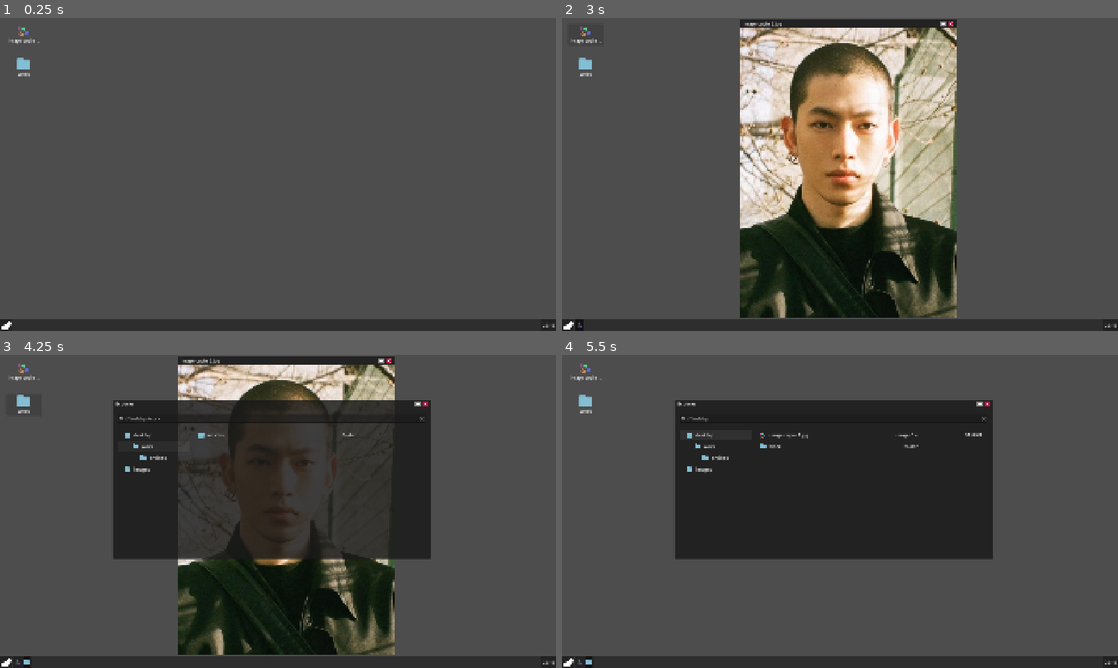
Above: before the commit, frames 1-4 (two rows, left to right).
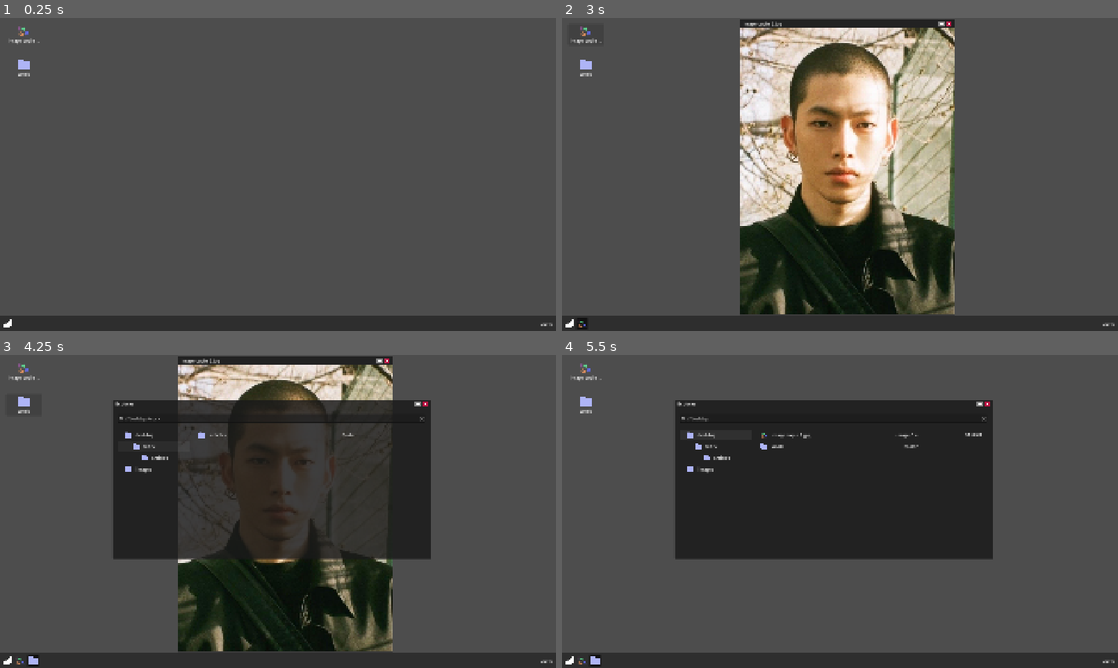
Above: after the commit, the same moments.

Repository: Dherleth/melon-os
Game: Godot game, scene res://os/core/os_system/os_system.tscn
Two runs of this game, one before a commit and one after it. Both use one fixed random seed, a clock stepped at 60 frames per second and the inputs below.
Inputs (mouse positions are in pixels of both pictures, inside the frame that each line leads up to):
- Up to frame 1 (0.25 s): no input
- Up to frame 2 (3 s): click "22:13" at 0.5 s; click (567, 324) at 1.25 s; click (567, 324) at 2 s; click (584, 33) at 2.75 s
- Up to frame 3 (4.25 s): click (22, 405) at 3.52 s
- Up to frame 4 (5.5 s): click (945, 361) at 4.27 s; click (717, 436) at 5 s

The runs differ from the first frame. In frame 1, 1.2% of the frame differs, in the area x 0-100%, y 12-100%; in frame 2, 8.3%, in the area x 0-100%, y 0-100%; in frame 3, 3.9%; in frame 4, 1.7%.

Commit message:
better task bar

Diff:
--- a/os/core/os_desktop/os_desktop_button.tscn
+++ b/os/core/os_desktop/os_desktop_button.tscn
@@ -48,6 +48,7 @@
 size_flags_horizontal = 4
 size_flags_vertical = 3
 texture = ExtResource("2_ywm7w")
+expand_mode = 1
 stretch_mode = 5
 
 [node name="FilenameLabel" type="Label" parent="MarginContainer/VBoxContainer" unique_id=1391356651]
--- a/os/core/os_system/os_system.tscn
+++ b/os/core/os_system/os_system.tscn
@@ -18,7 +18,7 @@
 [node name="OsDesktop" parent="." unique_id=1876509325 instance=ExtResource("2_l4gxm")]
 layout_mode = 1
 anchors_preset = -1
-anchor_bottom = 0.962963
+anchor_bottom = 0.9537037
 metadata/_edit_use_anchors_ = true
 
 [node name="OsWindowContainer" parent="." unique_id=569395539 instance=ExtResource("3_nhvy6")]
--- a/os/core/os_task_bar/app_button/os_task_bar_app_button.tscn
+++ b/os/core/os_task_bar/app_button/os_task_bar_app_button.tscn
@@ -3,13 +3,22 @@
 [ext_resource type="Texture2D" uid="uid://jdeo5x4gw7ii" path="res://os/data/apps/default_app_icon.png" id="1_x41k1"]
 [ext_resource type="Script" uid="uid://dsku1b2e0h58j" path="res://os/core/os_task_bar/app_button/os_task_bar_app_button.gd" id="2_0ehqq"]
 
+[sub_resource type="StyleBoxEmpty" id="StyleBoxEmpty_8jesn"]
+content_margin_left = 4.0
+content_margin_top = 4.0
+content_margin_right = 4.0
+content_margin_bottom = 4.0
+
 [node name="OsTaskBarAppButton" type="Button" unique_id=374484269]
+custom_minimum_size = Vector2(40, 40)
 custom_maximum_size = Vector2(40, 40)
 offset_right = 40.0
 offset_bottom = 38.0
+theme_override_styles/normal = SubResource("StyleBoxEmpty_8jesn")
 toggle_mode = true
 icon = ExtResource("1_x41k1")
 icon_alignment = 1
+expand_icon = true
 script = ExtResource("2_0ehqq")
 
 [connection signal="toggled" from="." to="." method="_on_toggled"]
--- a/os/core/os_task_bar/os_task_bar.gd
+++ b/os/core/os_task_bar/os_task_bar.gd
@@ -1,8 +1,8 @@
 class_name OsTaskBar
 extends PanelContainer
 
-@onready var app_buttons_container: HBoxContainer = $HBoxContainer/AppButtonsContainer
-@onready var time_button: Button = $HBoxContainer/TimeButton
+@onready var app_buttons_container: HBoxContainer = $MarginContainer/HBoxContainer/AppButtonsContainer
+@onready var time_button: Button = $MarginContainer/HBoxContainer/TimeButton
 
 var app_button_scene: PackedScene = preload("res://os/core/os_task_bar/app_button/os_task_bar_app_button.tscn")
 
--- a/os/core/os_task_bar/os_task_bar.tscn
+++ b/os/core/os_task_bar/os_task_bar.tscn
@@ -3,29 +3,55 @@
 [ext_resource type="Script" uid="uid://cfn7tw0tdq3wj" path="res://os/core/os_task_bar/os_task_bar.gd" id="1_h132n"]
 [ext_resource type="Texture2D" uid="uid://b73yw38up2hm2" path="res://os/core/os_task_bar/start_button_icon.png" id="2_8jesn"]
 
+[sub_resource type="StyleBoxEmpty" id="StyleBoxEmpty_8jesn"]
+content_margin_left = 4.0
+content_margin_top = 4.0
+content_margin_right = 4.0
+content_margin_bottom = 4.0
+
+[sub_resource type="StyleBoxEmpty" id="StyleBoxEmpty_a7j7a"]
+content_margin_left = 4.0
+content_margin_top = 4.0
+content_margin_right = 4.0
+content_margin_bottom = 4.0
+
 [node name="OsTaskBar" type="PanelContainer" unique_id=656516641]
-custom_minimum_size = Vector2(0, 40)
-custom_maximum_size = Vector2(-1, 40)
+custom_minimum_size = Vector2(0, 50)
+custom_maximum_size = Vector2(-1, 50)
 anchors_preset = -1
 anchor_right = 1.0
-anchor_bottom = 0.037037037
-offset_bottom = 26.666664
+anchor_bottom = 0.046296295
+offset_bottom = 16.666664
 grow_horizontal = 2
 script = ExtResource("1_h132n")
 metadata/_edit_use_anchors_ = true
 
-[node name="HBoxContainer" type="HBoxContainer" parent="." unique_id=175750961]
+[node name="MarginContainer" type="MarginContainer" parent="." unique_id=1171652014]
 layout_mode = 2
+theme_override_constants/margin_left = 5
+theme_override_constants/margin_right = 5
 
-[node name="StartButton" type="Button" parent="HBoxContainer" unique_id=480910108]
+[node name="HBoxContainer" type="HBoxContainer" parent="MarginContainer" unique_id=175750961]
 layout_mode = 2
+size_flags_vertical = 4
+
+[node name="StartButton" type="Button" parent="MarginContainer/HBoxContainer" unique_id=480910108]
+custom_minimum_size = Vector2(40, 40)
+custom_maximum_size = Vector2(40, 40)
+layout_mode = 2
+theme_override_styles/normal = SubResource("StyleBoxEmpty_8jesn")
 toggle_mode = true
 icon = ExtResource("2_8jesn")
+icon_alignment = 1
+expand_icon = true
 
-[node name="AppButtonsContainer" type="HBoxContainer" parent="HBoxContainer" unique_id=408461945]
+[node name="AppButtonsContainer" type="HBoxContainer" parent="MarginContainer/HBoxContainer" unique_id=408461945]
 layout_mode = 2
 size_flags_horizontal = 3
+size_flags_vertical = 4
+theme_override_constants/separation = 6
 
-[node name="TimeButton" type="Button" parent="HBoxContainer" unique_id=913522020]
+[node name="TimeButton" type="Button" parent="MarginContainer/HBoxContainer" unique_id=913522020]
 layout_mode = 2
+theme_override_styles/normal = SubResource("StyleBoxEmpty_a7j7a")
 text = "00:00"
--- a/os/data/apps/file_explorer/file_button.tscn
+++ b/os/data/apps/file_explorer/file_button.tscn
@@ -31,10 +31,11 @@
 theme_override_constants/separation = 10
 
 [node name="TextureRect" type="TextureRect" parent="MarginContainer/HBoxContainer" unique_id=1546340324]
+custom_minimum_size = Vector2(30, 0)
 layout_mode = 2
 texture = ExtResource("2_0sv32")
-expand_mode = 2
-stretch_mode = 3
+expand_mode = 1
+stretch_mode = 5
 
 [node name="FilenameLabel" type="Label" parent="MarginContainer/HBoxContainer" unique_id=827496330]
 custom_minimum_size = Vector2(100, 0)
Binary file changed: os/data/apps/file_explorer/file_explorer_icon.png
